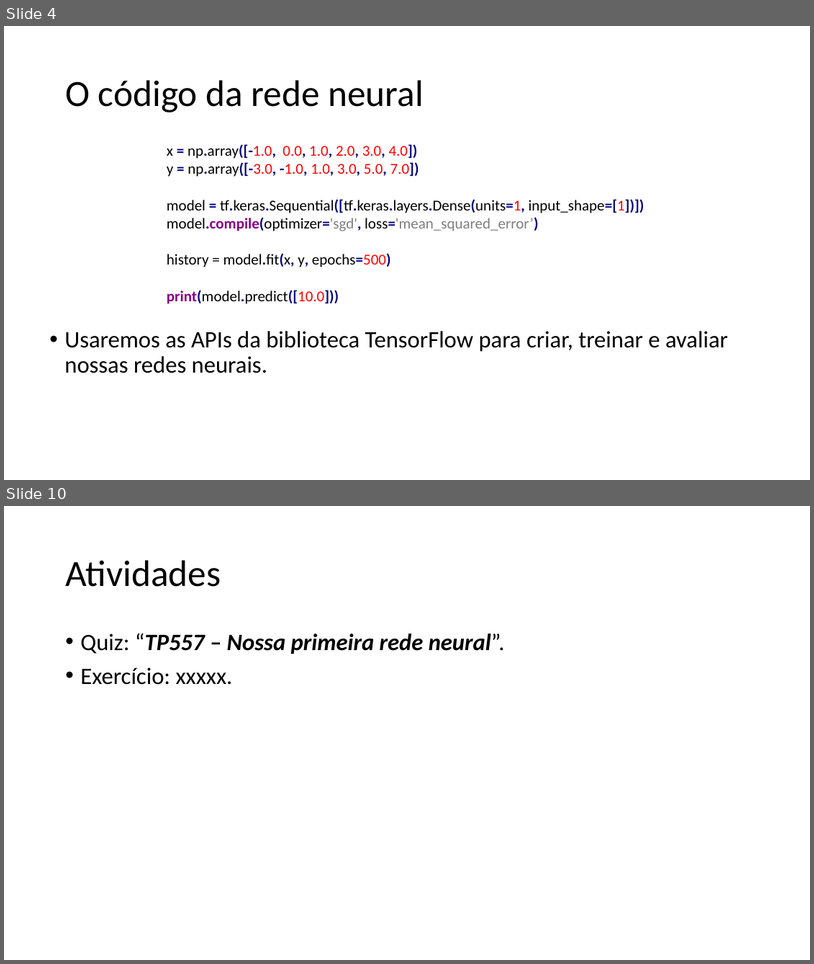
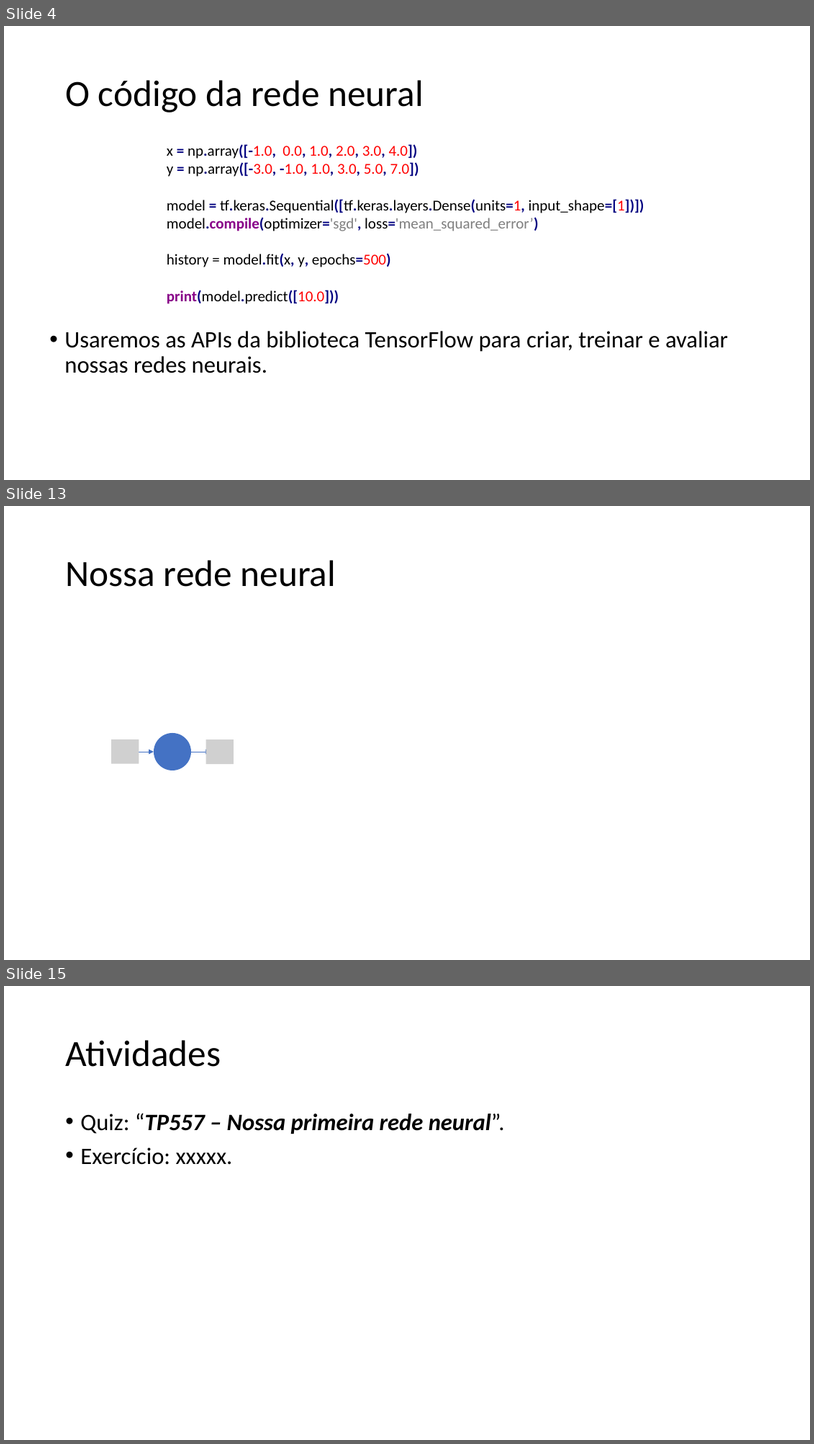
Before and after one commit to zz4fap/tp557-iot-ml, a slide deck: slides/TP557_7_Nossa_primeira_rede_neural.pptx. Shown one above the other, each under a label of ours: slides 4 and 10 before the commit, slides 4, 13 and 15 after it; the slides between them are not shown. The pictures are 814x964 and 814x1444 pixels, drawn with LibreOffice and Linux fonts; fonts in the diff are those of the drawing; grey boxes stand for pictures. Boxes give left, top, right and bottom in pixels: in the first picture for what was removed or moved away, otherwise in the second. Text is boxed around its words. In the diff, an @@ line names an element or a change of style, - is before the commit and + after.

```diff
--- a/slides/TP557_7_Nossa_primeira_rede_neural.pptx
+++ b/slides/TP557_7_Nossa_primeira_rede_neural.pptx
@@ slide 13 added at box(4, 506, 810, 960), background #FFFFFF @@
@@ title added at box(65, 560, 337, 587), 44 pt, text #000000 @@
+Nossa rede neural
@@ group added at box(111, 733, 233, 770): 2 arrows, 2 pictures, 1 ellipse @@
@@ what was slide 10 is now slide 15 @@
```
Also in this commit, not shown: 5 slides changed, 4 other slides added.
